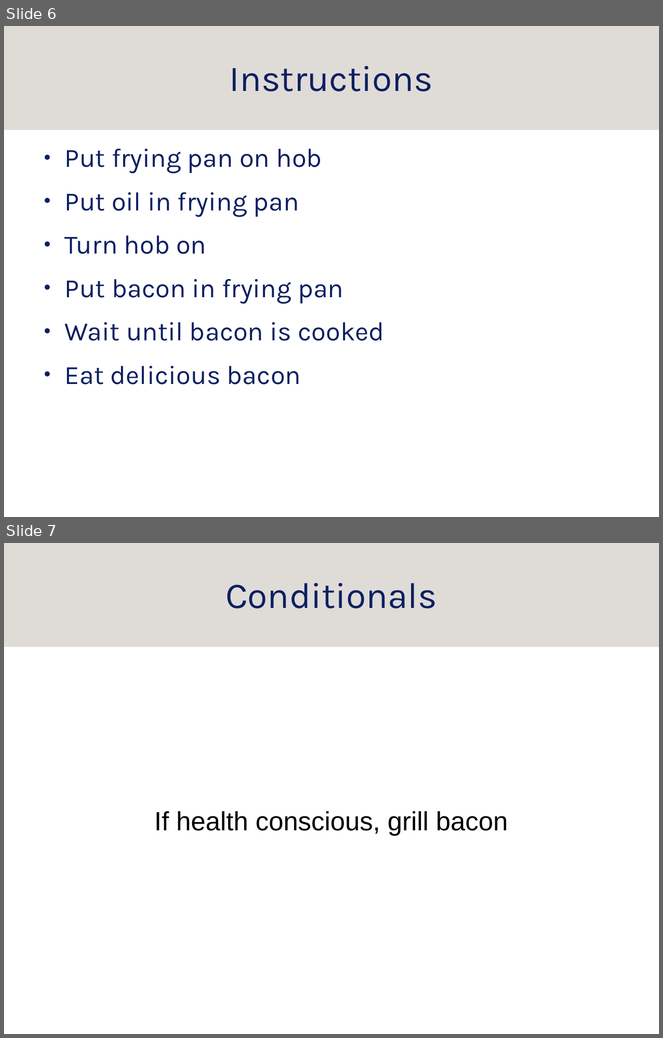
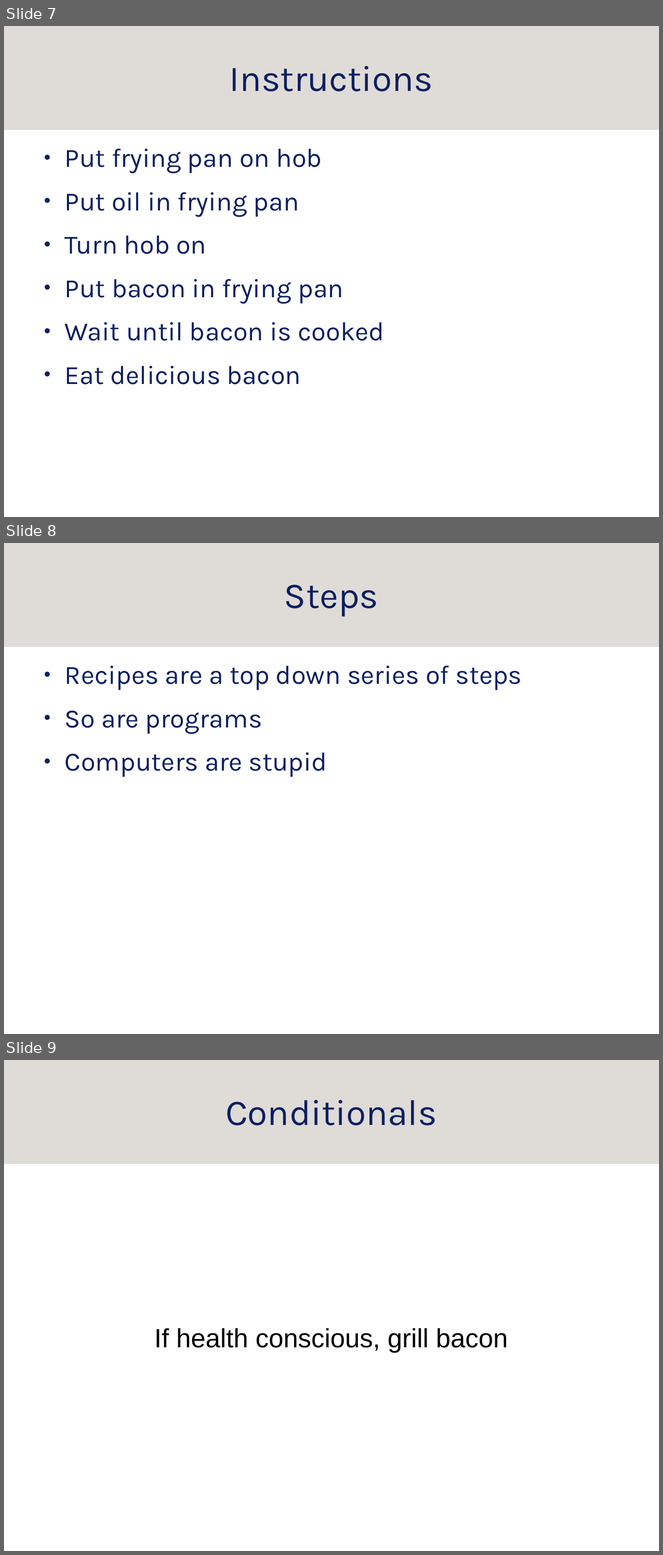
Before and after one commit to srobo-legacy/kickstart-presentations, a slide deck: programming.odp. Shown one above the other, each under a label of ours: slides 6 and 7 before the commit, slides 7, 8 and 9 after it. The pictures are 663x1038 and 663x1555 pixels, drawn with LibreOffice and Linux fonts; fonts in the diff are those of the drawing; background and template pictures are left out. Boxes give left, top, right and bottom in pixels: in the first picture for what was removed or moved away, otherwise in the second. Text is boxed around its words. In the diff, an @@ line names an element or a change of style, - is before the commit and + after.

```diff
--- a/programming.odp
+++ b/programming.odp
@@ slide 8 added at <box>4,543,659,1034</box>, background #FFFFFF; not listed: 1 template element that a slide beside it also shows @@
@@ title added at <box>284,585,379,617</box>, 44 pt, text #0D1F61 @@
+Steps
@@ text added at <box>65,666,522,777</box>, 32 pt, text #0D1F61 @@
+● Recipes are a top down series of steps
+● So are programs
+● Computers are stupid
@@ what was slide 6 is now slide 7 @@
@@ what was slide 7 is now slide 9 @@
```
Also in this commit, not shown: 3 slides changed, 2 other slides added.
